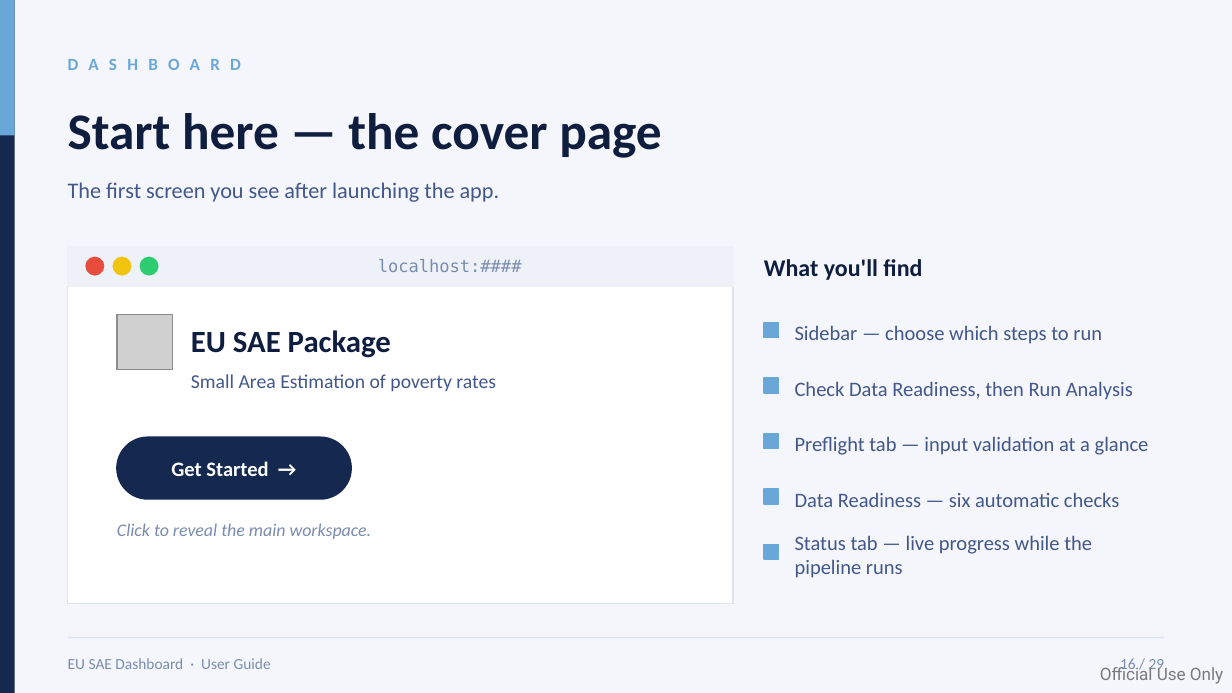
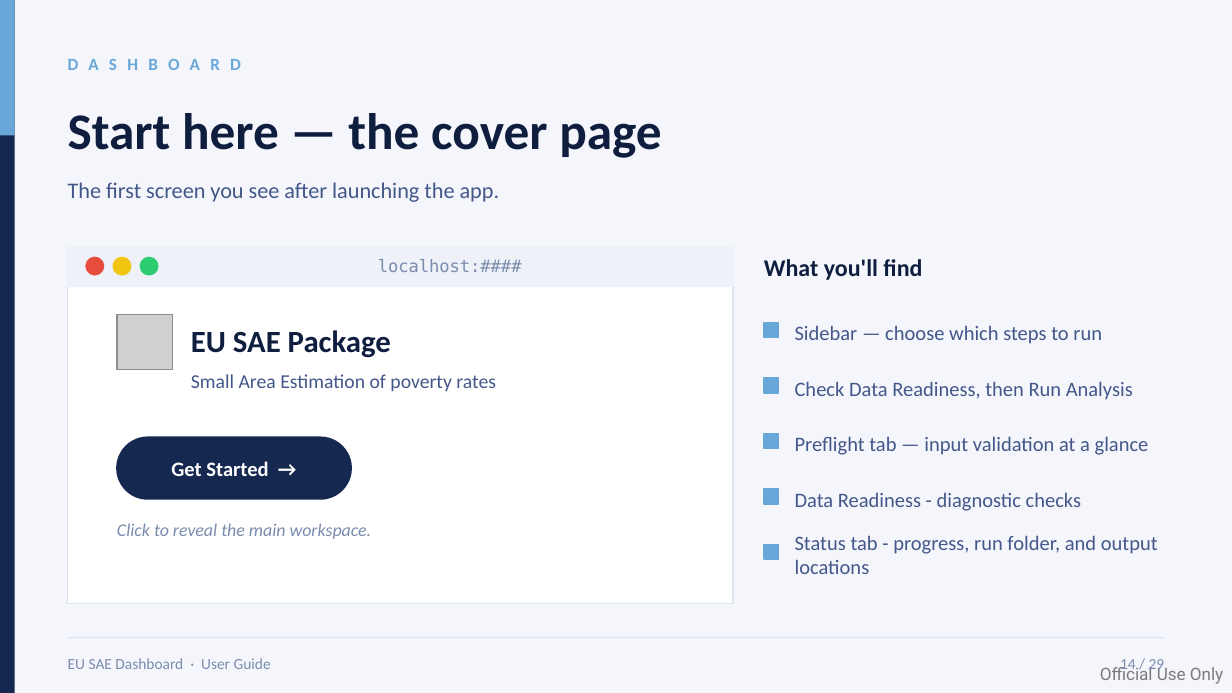
Before and after one commit to Noboyoshida227/EU_SAE_application_package, a slide deck: slide 14 of instructions/EU_SAE_User_Guide_Dashboard_v2.pptx. Drawn at 1232x693 pixels with LibreOffice and Linux fonts; fonts in the diff are those of the drawing; grey boxes stand for pictures. Boxes give left, top, right and bottom in pixels: in the first picture for what was removed or moved away, otherwise in the second. Text is boxed around its words. In the diff, an @@ line names an element or a change of style, - is before the commit and + after.

```diff
--- a/instructions/EU_SAE_User_Guide_Dashboard_v2.pptx
+++ b/instructions/EU_SAE_User_Guide_Dashboard_v2.pptx
@@ text at [795,492,1081,511]: text changed @@
-Data Readiness — six automatic checks
+Data Readiness - diagnostic checks
@@ text at [795,535,1158,574]: text changed @@
-Status tab — live progress while the pipeline runs
+Status tab - progress, run folder, and output locations
@@ text at [1120,659,1165,674]: text changed @@
-16 / 29
+14 / 29
```
Also in this commit, not shown: 24 other slides changed, 3 other files.
